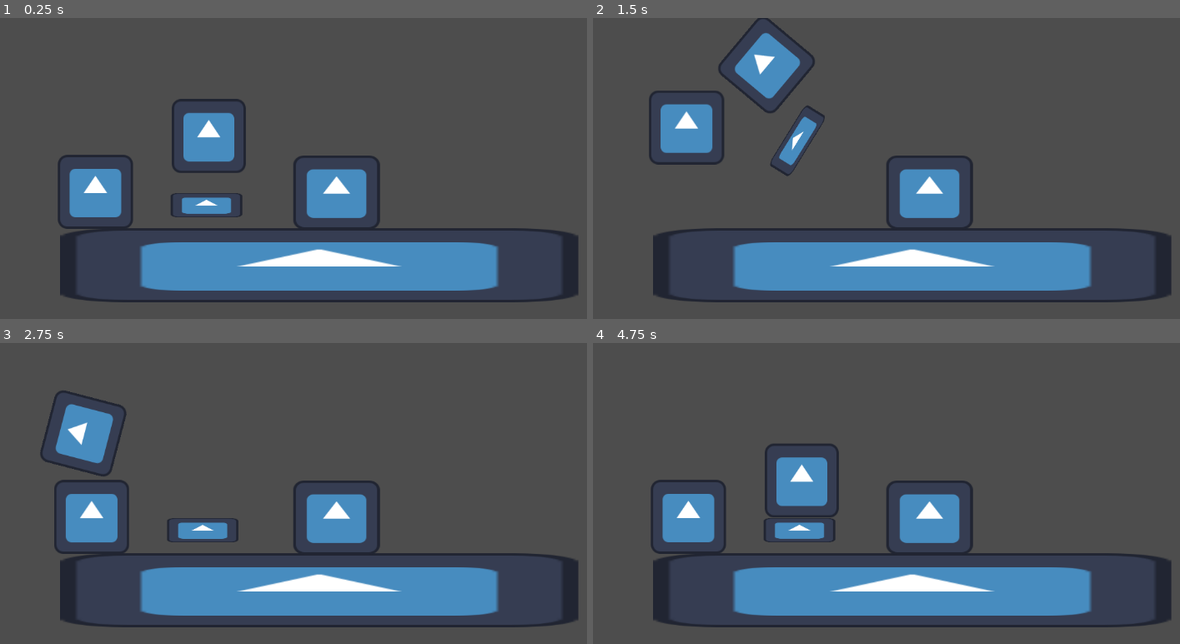
Above: before the commit, frames 1-4 (two rows, left to right).
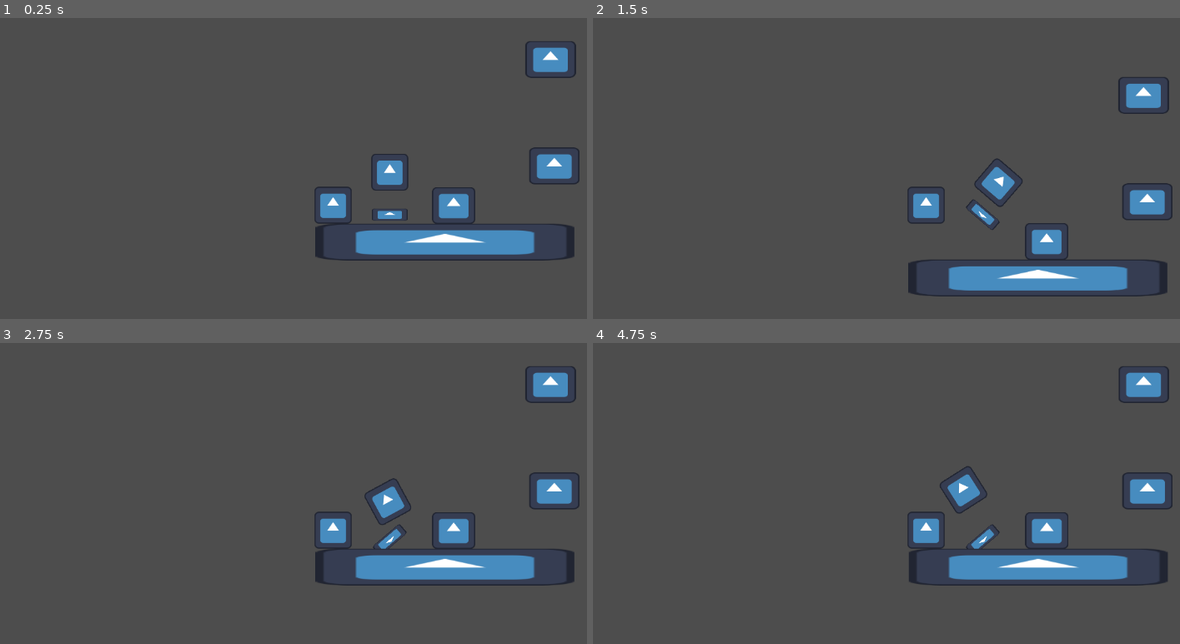
Above: after the commit, the same moments.

Repository: 24227bhs/Cake-on-Mail
Game: Godot game, scene res://Scenes/physics_prototype_2.tscn
Same seed, same stepped clock (60 frames per second), same inputs: the game is played once before the commit and once after it. The engine's default icon, where the game draws it, is replaced by a stand-in: a white triangle on a blue panel in a dark square.
Inputs:
- Up to frame 1 (0.25 s): no input
- Up to frame 2 (1.5 s): tap Enter (ui_accept) at 0.5, 0.77 s; hold D (slant right) from 0.53 s (still down)
- Up to frame 3 (2.75 s): tap Enter (ui_accept) at 1.52 s; release D (slant right) at 2.03 s; hold A (slant left) from 2.03 s (still down)
- Up to frame 4 (4.75 s): release A (slant left) at 2.78 s; hold D (slant right) 2.78-4.28 s; tap Enter (ui_accept) at 3.02, 3.77, 4.52 s; hold A (slant left) from 4.28 s (still down)

The runs differ from the first frame. In frame 1, 22% of the frame differs, in the area x 9-99%, y 7-95%; in frame 2, 19%; in frame 3, 22%; in frame 4, 21%.

Commit message:
small variable tweak
changed a few variables and added objects

Diff:
--- a/Scenes/physics_prototype_2.tscn
+++ b/Scenes/physics_prototype_2.tscn
@@ -12,8 +12,9 @@
 size = Vector2(132.5223, 126)
 
 [sub_resource type="PhysicsMaterial" id="PhysicsMaterial_osoa5"]
+friction = 0.11
 rough = true
-bounce = 1.0
+bounce = 3.0
 
 [sub_resource type="RectangleShape2D" id="RectangleShape2D_a11hf"]
 size = Vector2(135, 130)
@@ -23,6 +24,12 @@
 
 [sub_resource type="RectangleShape2D" id="RectangleShape2D_7y40j"]
 size = Vector2(160, 204)
+
+[sub_resource type="RectangleShape2D" id="RectangleShape2D_4qivd"]
+size = Vector2(22.268951, 540.12225)
+
+[sub_resource type="RectangleShape2D" id="RectangleShape2D_gfbes"]
+size = Vector2(193, 135.5)
 
 [node name="physics prototype2" type="Node2D" unique_id=1996408106]
 
@@ -42,8 +49,9 @@
 shape = SubResource("RectangleShape2D_osoa5")
 
 [node name="StaticBody2D2" type="StaticBody2D" parent="CharacterBody2D" unique_id=1979959550]
-position = Vector2(192, 22.999996)
-scale = Vector2(-0.9646161, 0.33326992)
+position = Vector2(196, 32.999996)
+rotation = -3.1415927
+scale = Vector2(0.9646161, -0.33326992)
 collision_layer = 2
 collision_mask = 7
 script = ExtResource("3_a11hf")
@@ -54,23 +62,17 @@
 [node name="CollisionShape2D" type="CollisionShape2D" parent="CharacterBody2D/StaticBody2D2" unique_id=787084612]
 shape = SubResource("RectangleShape2D_2fi3q")
 
-[node name="StaticBody2D" type="StaticBody2D" parent="." unique_id=1798538259]
-position = Vector2(552, 428)
-scale = Vector2(6.9999976, 1)
-collision_mask = 7
-
-[node name="Sprite2D" type="Sprite2D" parent="StaticBody2D" unique_id=456456283]
-texture = ExtResource("1_2fi3q")
-
-[node name="CollisionShape2D" type="CollisionShape2D" parent="StaticBody2D" unique_id=489507627]
-shape = SubResource("RectangleShape2D_2fi3q")
+[node name="Camera2D" type="Camera2D" parent="CharacterBody2D" unique_id=628346084]
+zoom = Vector2(0.5, 0.5)
 
 [node name="RigidBody2D" type="RigidBody2D" parent="." unique_id=2058453743]
 position = Vector2(361, 176)
+scale = Vector2(1.0042346, 1)
 collision_layer = 4
 collision_mask = 7
 mass = 0.9
 physics_material_override = SubResource("PhysicsMaterial_osoa5")
+gravity_scale = 0.377
 
 [node name="Sprite2D" type="Sprite2D" parent="RigidBody2D" unique_id=611861481]
 texture = ExtResource("1_2fi3q")
@@ -85,17 +87,6 @@
 position = Vector2(-1, 1)
 shape = SubResource("RectangleShape2D_a11hf")
 
-[node name="StaticBody2D2" type="StaticBody2D" parent="." unique_id=1765842729]
-position = Vector2(582, 302)
-scale = Vector2(-1.1688693, 1)
-collision_mask = 7
-
-[node name="Sprite2D" type="Sprite2D" parent="StaticBody2D2" unique_id=387183461]
-texture = ExtResource("1_2fi3q")
-
-[node name="CollisionShape2D" type="CollisionShape2D" parent="StaticBody2D2" unique_id=544576030]
-shape = SubResource("RectangleShape2D_2fi3q")
-
 [node name="Floor" type="Area2D" parent="." unique_id=1500450302]
 position = Vector2(554, 456)
 script = ExtResource("4_7y40j")
@@ -108,4 +99,60 @@
 position = Vector2(28, -124)
 shape = SubResource("RectangleShape2D_7y40j")
 
+[node name="CollisionShape2D3" type="CollisionShape2D" parent="Floor" unique_id=1884216445]
+position = Vector2(379, -292)
+scale = Vector2(8.397343, 0.24809201)
+shape = SubResource("RectangleShape2D_4qivd")
+
+[node name="CollisionShape2D4" type="CollisionShape2D" parent="Floor" unique_id=900139732]
+position = Vector2(360.5, -661.75)
+shape = SubResource("RectangleShape2D_gfbes")
+
+[node name="level" type="Node2D" parent="." unique_id=550272294]
+
+[node name="StaticBody2D2" type="StaticBody2D" parent="level" unique_id=1765842729]
+position = Vector2(582, 302)
+rotation = 3.1415927
+scale = Vector2(1.1688693, -1)
+collision_mask = 7
+
+[node name="Sprite2D" type="Sprite2D" parent="level/StaticBody2D2" unique_id=387183461]
+texture = ExtResource("1_2fi3q")
+
+[node name="CollisionShape2D" type="CollisionShape2D" parent="level/StaticBody2D2" unique_id=544576030]
+shape = SubResource("RectangleShape2D_2fi3q")
+
+[node name="StaticBody2D" type="StaticBody2D" parent="level" unique_id=1798538259]
+position = Vector2(552, 428)
+scale = Vector2(6.9999976, 1)
+collision_mask = 7
+
+[node name="Sprite2D" type="Sprite2D" parent="level/StaticBody2D" unique_id=456456283]
+texture = ExtResource("1_2fi3q")
+
+[node name="CollisionShape2D" type="CollisionShape2D" parent="level/StaticBody2D" unique_id=489507627]
+shape = SubResource("RectangleShape2D_2fi3q")
+
+[node name="StaticBody2D3" type="StaticBody2D" parent="level" unique_id=200267017]
+position = Vector2(917, -204)
+scale = Vector2(1.3662553, 1)
+collision_mask = 7
+
+[node name="Sprite2D" type="Sprite2D" parent="level/StaticBody2D3" unique_id=1869776878]
+texture = ExtResource("1_2fi3q")
+
+[node name="CollisionShape2D" type="CollisionShape2D" parent="level/StaticBody2D3" unique_id=180420690]
+shape = SubResource("RectangleShape2D_2fi3q")
+
+[node name="StaticBody2D4" type="StaticBody2D" parent="level" unique_id=106000843]
+position = Vector2(930, 165)
+scale = Vector2(1.3662553, 1)
+collision_mask = 7
+
+[node name="Sprite2D" type="Sprite2D" parent="level/StaticBody2D4" unique_id=1942295377]
+texture = ExtResource("1_2fi3q")
+
+[node name="CollisionShape2D" type="CollisionShape2D" parent="level/StaticBody2D4" unique_id=2022317745]
+shape = SubResource("RectangleShape2D_2fi3q")
+
 [connection signal="area_entered" from="Floor" to="Floor" method="_on_area_entered"]
--- a/Scenes/slants.gd
+++ b/Scenes/slants.gd
@@ -3,6 +3,6 @@
 # Called every frame. 'delta' is the elapsed time since the previous frame.
 func _process(delta: float) -> void:
 	if Input.is_action_just_pressed("slant left"):
-		rotate(45)
+		rotate(15)
 	if Input.is_action_just_pressed("slant right"):
-		rotate(-45)
+		rotate(-15)
